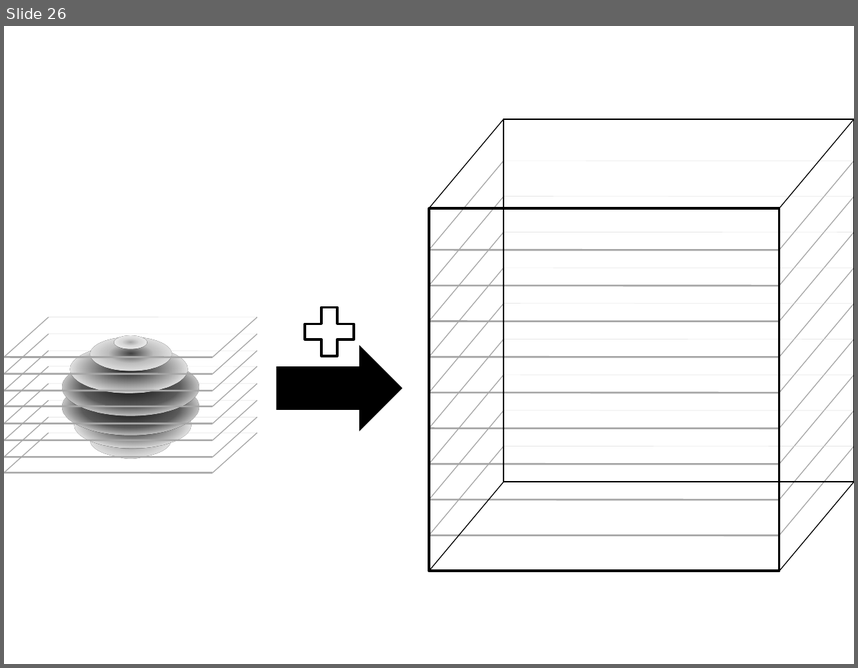
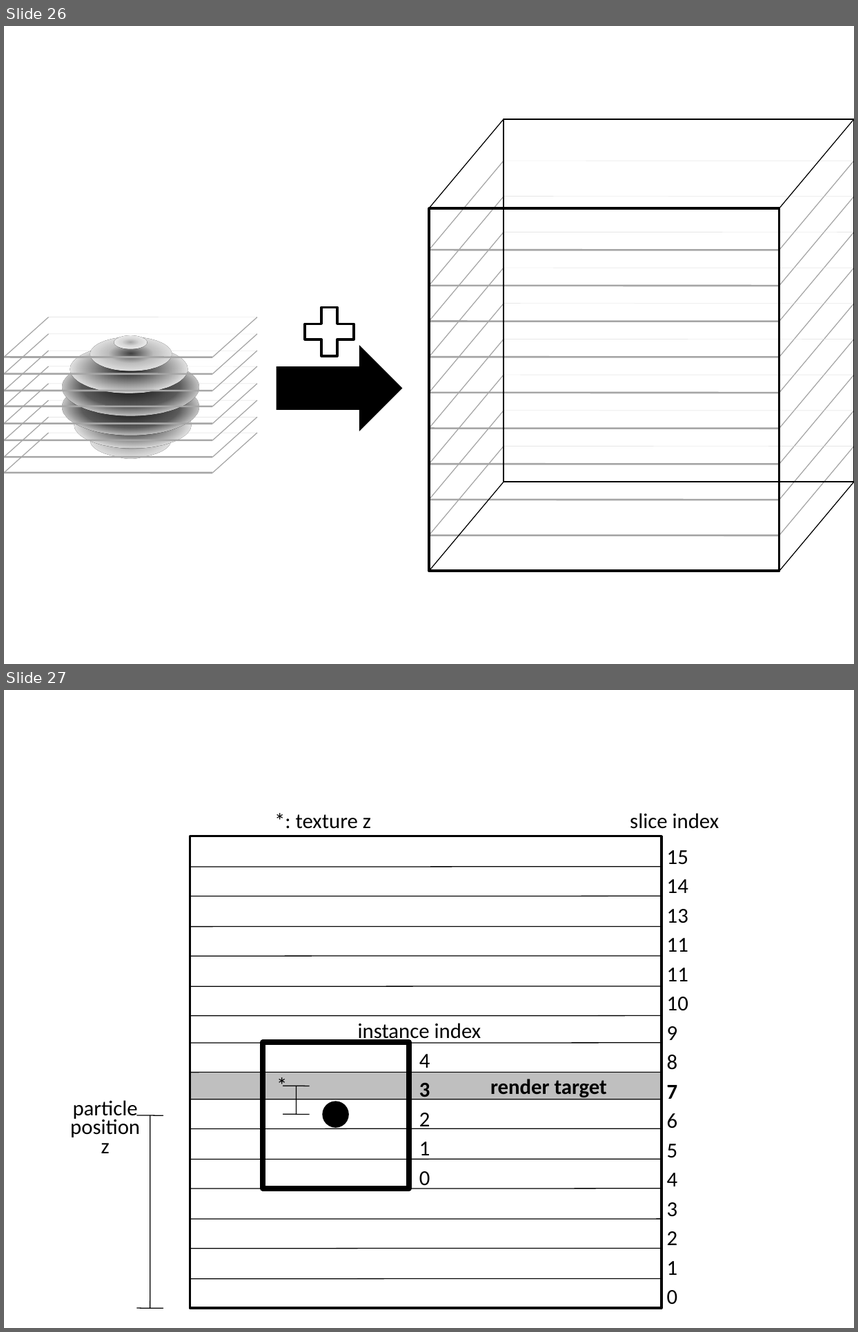
Before and after one commit to pflaumental/fluid-particles, a slide deck: thesis/drawings.pptx. Shown one above the other, each under a label of ours: slide 26 before the commit, slides 26 and 27 after it. The pictures are 858x668 and 858x1332 pixels, drawn with LibreOffice and Linux fonts; fonts in the diff are those of the drawing. Boxes give left, top, right and bottom in pixels: in the first picture for what was removed or moved away, otherwise in the second. Text is boxed around its words. In the diff, an @@ line names an element or a change of style, - is before the commit and + after.

```diff
--- a/thesis/drawings.pptx
+++ b/thesis/drawings.pptx
@@ slide 27 added at <box>4,690,854,1328</box>, background #FFFFFF @@
@@ text added at <box>630,813,720,829</box>, 18 pt, text #000000 @@
+slice index
@@ text added at <box>296,814,371,829</box>, 18 pt, text #000000 @@
+*: texture z
@@ rectangle added at <box>190,836,662,1308</box>, outline #000000 2 pt @@
@@ text added at <box>667,850,688,1304</box>, 18 pt, text #000000 @@
+15
+14
+13
+11
+11
+10
+9
+8
+7
+6
+5
+4
+3
+2
+1
+0
@@ line added from (190, 867) to (661, 867), #000000 0.75 pt @@
@@ line added from (190, 896) to (661, 896), #000000 0.75 pt @@
@@ line added from (190, 926) to (661, 926), #000000 0.75 pt @@
@@ line added from (190, 956) to (661, 955), #000000 0.75 pt @@
@@ line added from (190, 986) to (661, 986), #000000 0.75 pt @@
@@ line added from (190, 1016) to (661, 1016), #000000 0.75 pt @@
@@ text added at <box>358,1023,481,1043</box>, 18 pt, text #000000 @@
+instance index
@@ line added from (190, 1043) to (661, 1043), #000000 0.75 pt @@
@@ rectangle added at <box>263,1042,410,1188</box>, outline #000000 4.5 pt @@
@@ text added at <box>419,1054,430,1189</box>, 18 pt, text #000000 @@
+4
+3
+2
+1
+0
@@ rectangle added at <box>190,1072,662,1099</box>, fill #BFBFBF @@
@@ line added from (190, 1072) to (661, 1072), #000000 0.75 pt @@
@@ text added at <box>268,1067,297,1101</box>, 18 pt, text #000000 @@
+*
@@ text added at <box>490,1078,607,1099</box>, 18 pt, text #000000, bold @@
+render target
@@ text added at <box>70,1100,140,1153</box>, 18 pt, text #000000 @@
+particle
+position
+z
@@ line added from (190, 1099) to (661, 1099), #000000 0.75 pt @@
@@ line added from (283, 1085) to (309, 1085), #000000 0.75 pt @@
@@ line added from (297, 1114) to (297, 1086), #000000 0.75 pt @@
@@ ellipse added at <box>322,1101,348,1127</box>, fill #000000 @@
@@ line added from (163, 1115) to (136, 1115), #000000 0.75 pt @@
@@ line added from (150, 1308) to (150, 1115), #000000 0.75 pt @@
@@ line added from (283, 1114) to (309, 1114), #000000 0.75 pt @@
@@ line added from (190, 1129) to (661, 1129), #000000 0.75 pt @@
@@ line added from (190, 1159) to (661, 1159), #000000 0.75 pt @@
@@ line added from (190, 1188) to (661, 1188), #000000 0.75 pt @@
@@ line added from (190, 1219) to (661, 1219), #000000 0.75 pt @@
@@ line added from (190, 1248) to (661, 1248), #000000 0.75 pt @@
@@ line added from (190, 1279) to (661, 1279), #000000 0.75 pt @@
@@ line added from (163, 1308) to (136, 1308), #000000 0.75 pt @@
```
Also in this commit, not shown: 1 other file.
